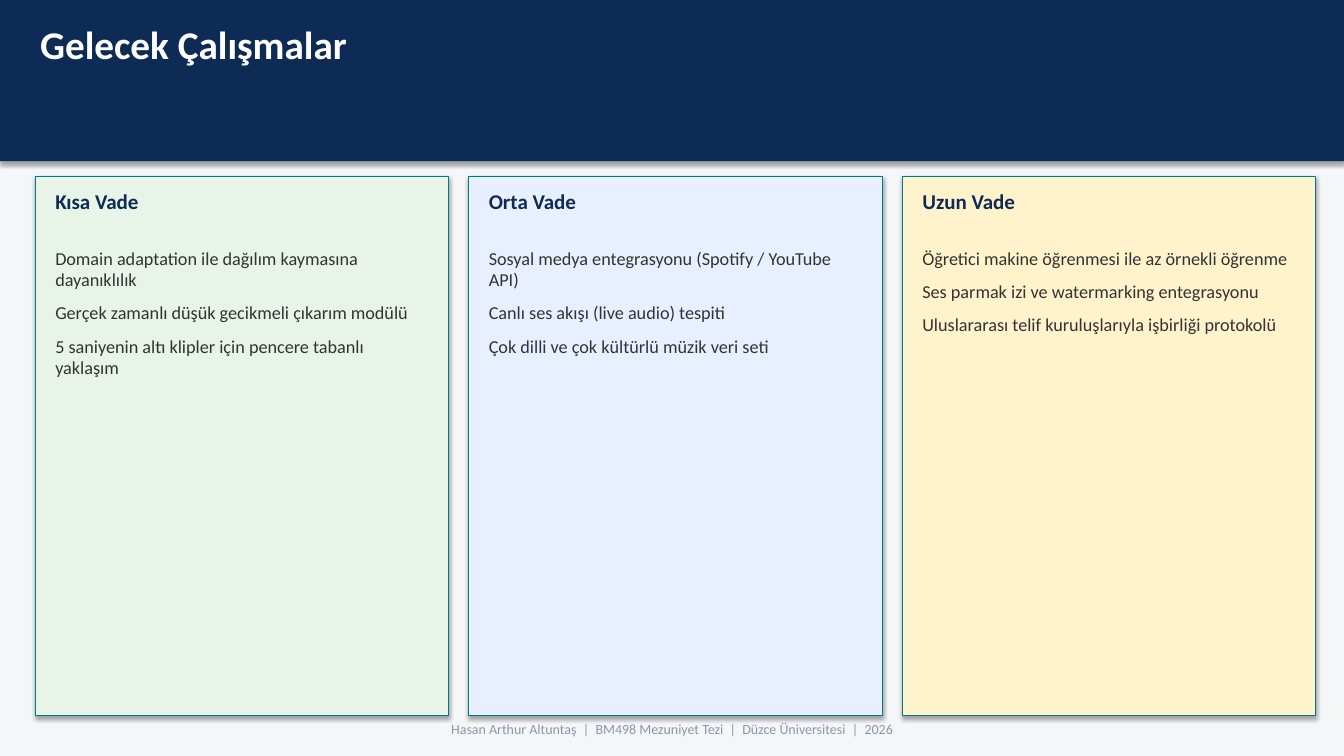
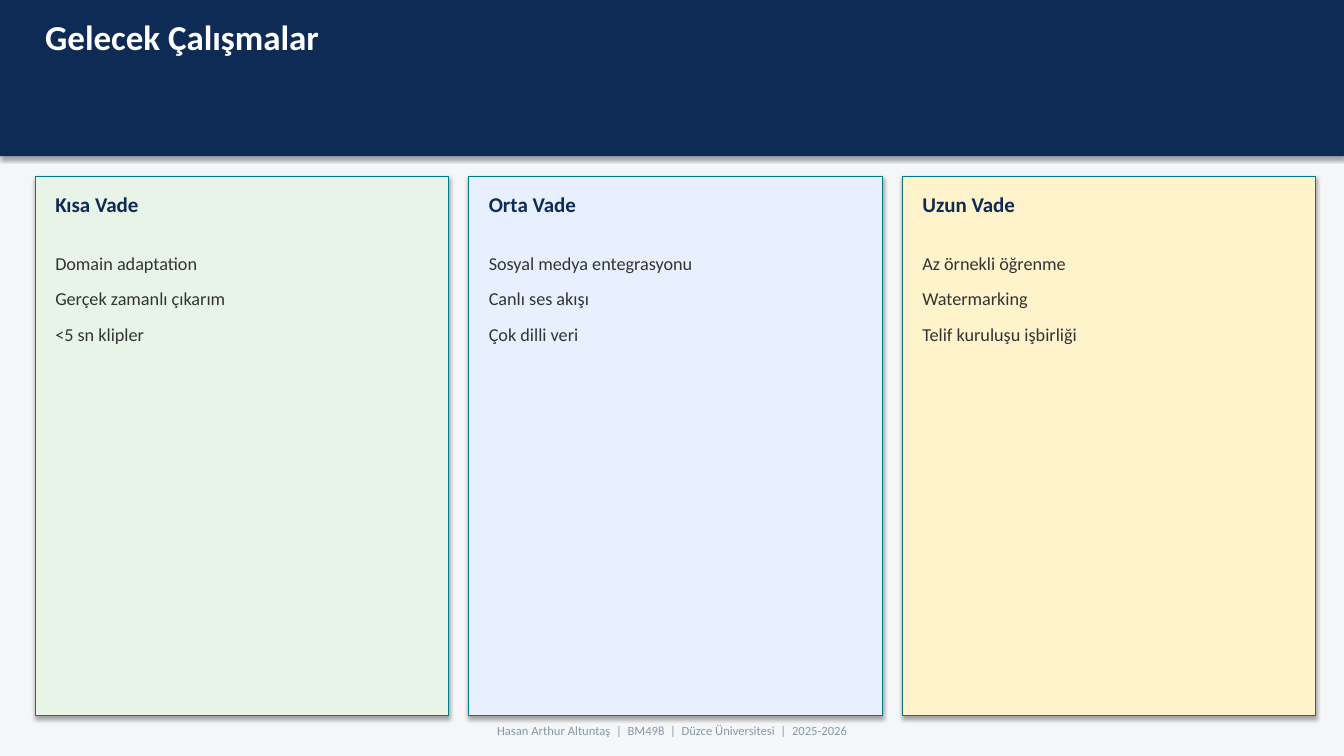
Before and after one commit to Rtur2003/CrownCode, a slide deck: slide 15 of docs/academic/TeslimEdilecekler/Sunumlar/05_Final_Savunma_Sunumu.pptx (slide 19 before the commit). Drawn at 1344x756 pixels with LibreOffice and Linux fonts; fonts in the diff are those of the drawing. Boxes give left, top, right and bottom in pixels: in the first picture for what was removed or moved away, otherwise in the second. Text is boxed around its words. In the diff, an @@ line names an element or a change of style, - is before the commit and + after.

```diff
--- a/docs/academic/TeslimEdilecekler/Sunumlar/05_Final_Savunma_Sunumu.pptx
+++ b/docs/academic/TeslimEdilecekler/Sunumlar/05_Final_Savunma_Sunumu.pptx
@@ rectangle: place and size @@
-rectangle at (0,0,1344,161)
+rectangle at (0,0,1344,156)
@@ text "Gelecek Çalışmalar" at (45,25,319,56): size 28 to 25 pt @@
@@ text at (55,257,226,344): text changed @@
-Domain adaptation ile dağılım kaymasına dayanıklılık
-Gerçek zamanlı düşük gecikmeli çıkarım modülü
-5 saniyenin altı klipler için pencere tabanlı yaklaşım
+Domain adaptation
+Gerçek zamanlı çıkarım
+<5 sn klipler
@@ text at (489,257,692,344): text changed @@
-Sosyal medya entegrasyonu (Spotify / YouTube API)
-Canlı ses akışı (live audio) tespiti
-Çok dilli ve çok kültürlü müzik veri seti
+Sosyal medya entegrasyonu
+Canlı ses akışı
+Çok dilli veri
@@ text at (922,257,1076,344): text changed @@
-Öğretici makine öğrenmesi ile az örnekli öğrenme
-Ses parmak izi ve watermarking entegrasyonu
-Uluslararası telif kuruluşlarıyla işbirliği protokolü
+Az örnekli öğrenme
+Watermarking
+Telif kuruluşu işbirliği
@@ text at (497,725,847,737): text changed; size 10 to 9 pt @@
-Hasan Arthur Altuntaş | BM498 Mezuniyet Tezi | Düzce Üniversitesi | 2026
+Hasan Arthur Altuntaş | BM498 | Düzce Üniversitesi | 2025-2026
```
Also in this commit, not shown: 14 other slides changed, 2 slides added, 5 slides removed, 6 other files.
